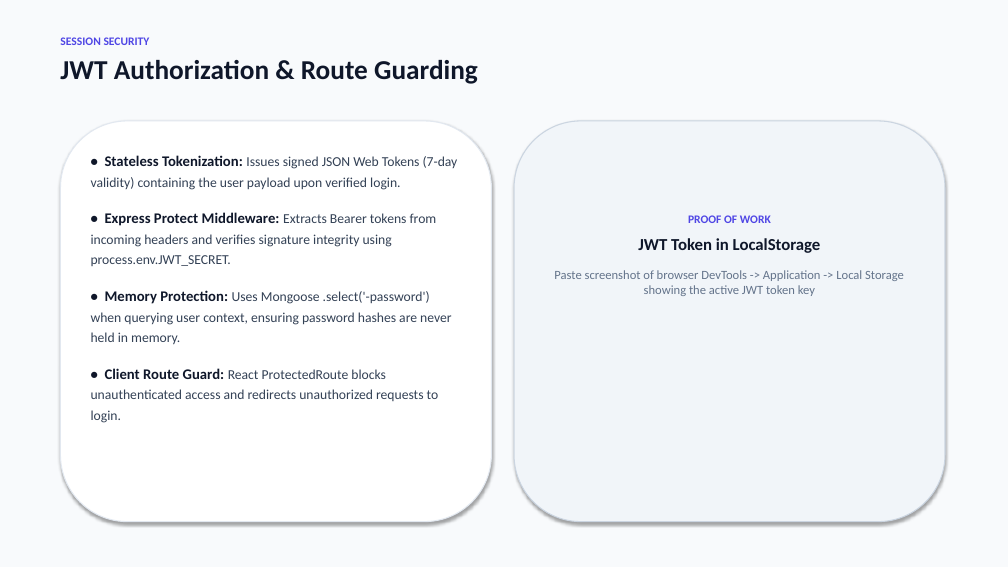
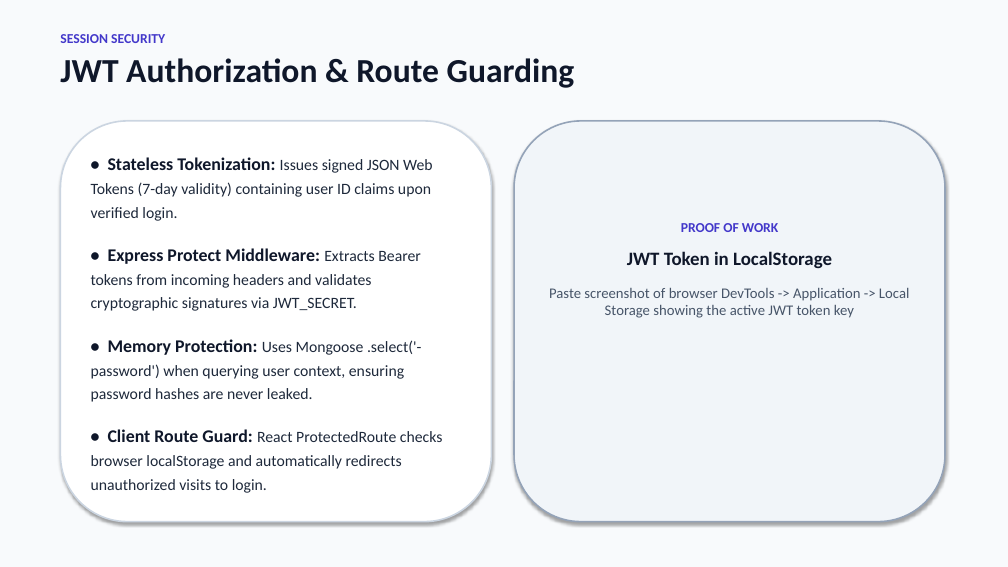
Before and after one commit to tejasvijain09/TaskFlow, a slide deck: slide 4 of TaskFlow_Presentation.pptx. Drawn at 1008x567 pixels with LibreOffice and Linux fonts; fonts in the diff are those of the drawing. Boxes give left, top, right and bottom in pixels: in the first picture for what was removed or moved away, otherwise in the second. Text is boxed around its words. In the diff, an @@ line names an element or a change of style, - is before the commit and + after.

```diff
--- a/TaskFlow_Presentation.pptx
+++ b/TaskFlow_Presentation.pptx
@@ text "SESSION SECURITY" at (x1=60, y1=34, x2=575, y2=88): size 11 to 13 pt, text colour #4F46E5 to #4338CA in "SESSION SECURITY"; size 26 to 32 pt in "JWT Authorization & Route Guarding"; less space between paragraphs @@
@@ rounded rectangle at (x1=60, y1=121, x2=492, y2=522): outline #E2E8F0 1 pt to #CBD5E1 1.5 pt @@
@@ rounded rectangle at (x1=514, y1=121, x2=945, y2=522): outline #CBD5E1 1 pt to #94A3B8 1.5 pt @@
@@ text at (x1=91, y1=157, x2=443, y2=493): text changed; size 13 to 15 pt; text colour #334155 to #1E293B @@
-• Stateless Tokenization: Issues signed JSON Web Tokens (7-day validity) containing the user payload upon verified login.
-• Express Protect Middleware: Extracts Bearer tokens from incoming headers and verifies signature integrity using process.env.JWT_SECRET.
-• Memory Protection: Uses Mongoose .select('-password') when querying user context, ensuring password hashes are never held in memory.
-• Client Route Guard: React ProtectedRoute blocks unauthenticated access and redirects unauthorized requests to login.
+• Stateless Tokenization: Issues signed JSON Web Tokens (7-day validity) containing user ID claims upon verified login.
+• Express Protect Middleware: Extracts Bearer tokens from incoming headers and validates cryptographic signatures via JWT_SECRET.
+• Memory Protection: Uses Mongoose .select('-password') when querying user context, ensuring password hashes are never leaked.
+• Client Route Guard: React ProtectedRoute checks browser localStorage and automatically redirects unauthorized visits to login.
@@ text "PROOF OF WORK" moved from (x1=554, y1=215, x2=904, y2=296) to (x1=549, y1=223, x2=909, y2=318) @@
@@ text "PROOF OF WORK" at (x1=549, y1=223, x2=909, y2=318): size 11 to 13 pt, text colour #4F46E5 to #4338CA in "PROOF OF WORK"; size 16 to 18 pt in "JWT Token in LocalStorage"; size 12 to 14 pt, text colour #64748B to #475569 in "Paste screenshot of browser DevTools -> Application ..."; more space between paragraphs @@
```
Also in this commit, not shown: 8 other slides changed, 1 slide added, 2 other files.
